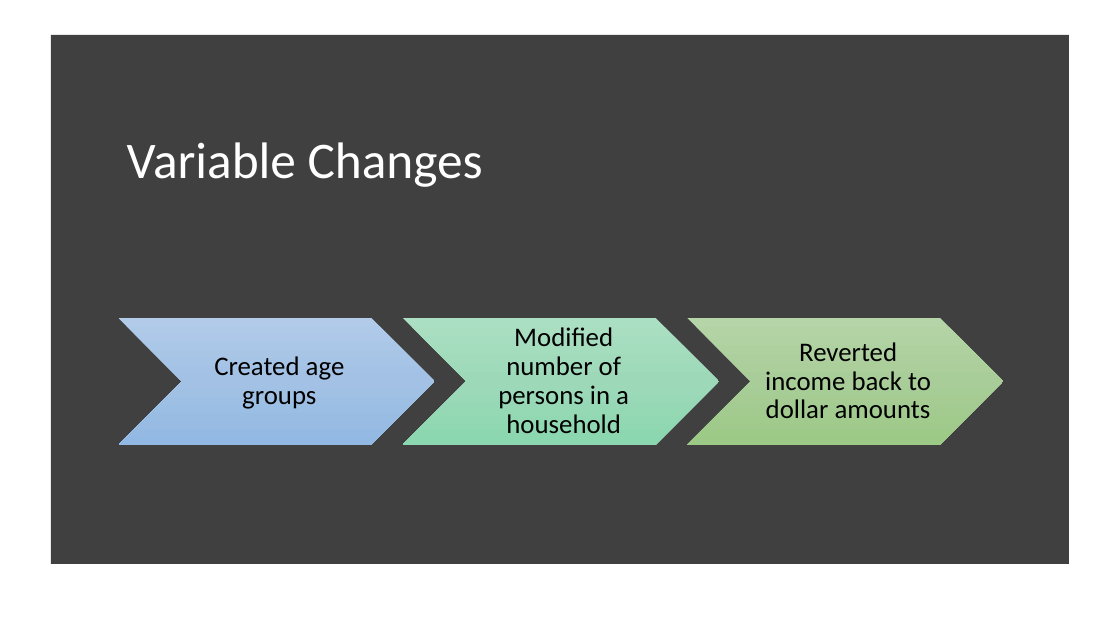
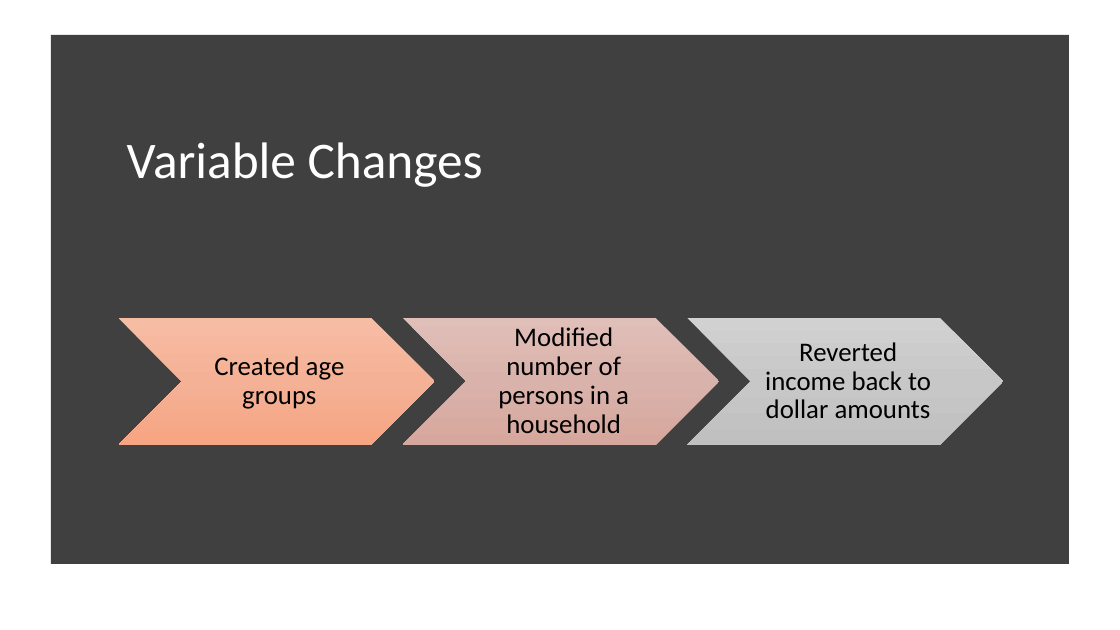
Before and after one commit to cassyclark96/food-insecurity-project, a slide deck: slide 4 of food-security-slides.pptx. Drawn at 1120x630 pixels with LibreOffice and Linux fonts; fonts in the diff are those of the drawing. Boxes give left, top, right and bottom in pixels: in the first picture for what was removed or moved away, otherwise in the second. Text is boxed around its words. In the diff, an @@ line names an element or a change of style, - is before the commit and + after.

```diff
--- a/food-security-slides.pptx
+++ b/food-security-slides.pptx
@@ chevron at (118, 318, 434, 444): fill gradient #B1CBE9 to #A3C1E5 to #93B9E4 to gradient #F7BDA5 to #F5B196 to #F8A582 @@
@@ chevron at (403, 318, 719, 444): fill gradient #ABE0C3 to #9DDAB9 to #8CD8AF to gradient #E0C0B9 to #DAB4AC to #D7A89E @@
@@ chevron at (687, 318, 1003, 444): fill gradient #B5D5A7 to #AACE9A to #9CC987 to gradient #D2D2D2 to #C8C8C8 to #C0C0C0 @@
```
Also in this commit, not shown: 7 other slides changed, 2 other files.
